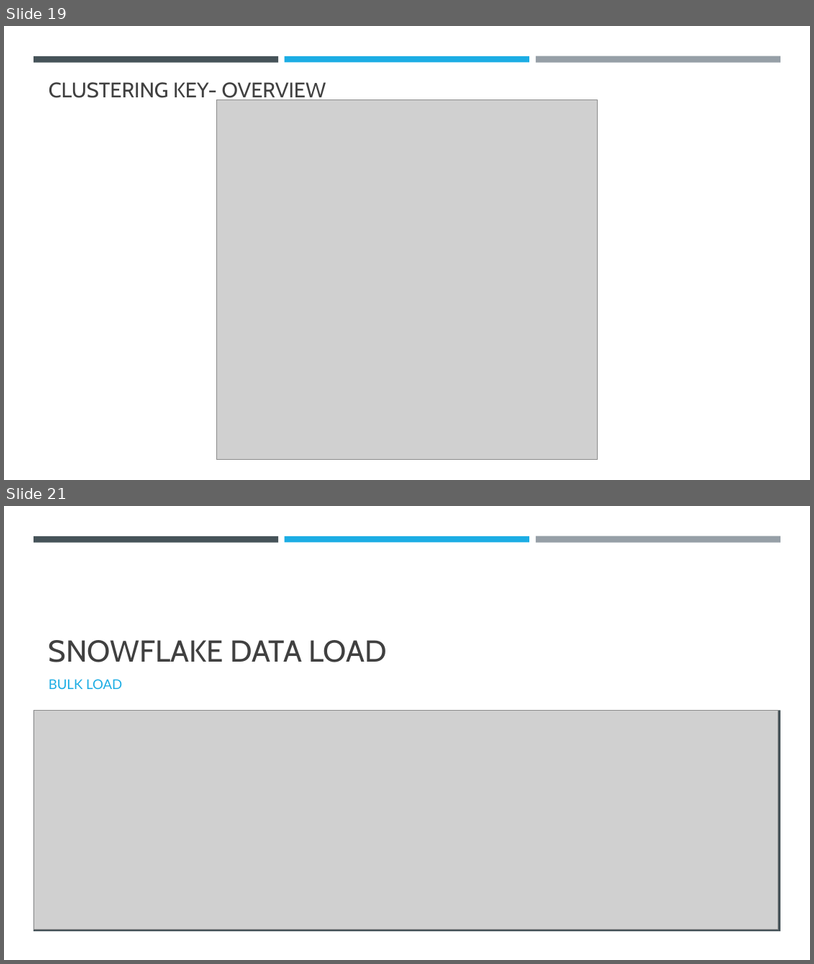
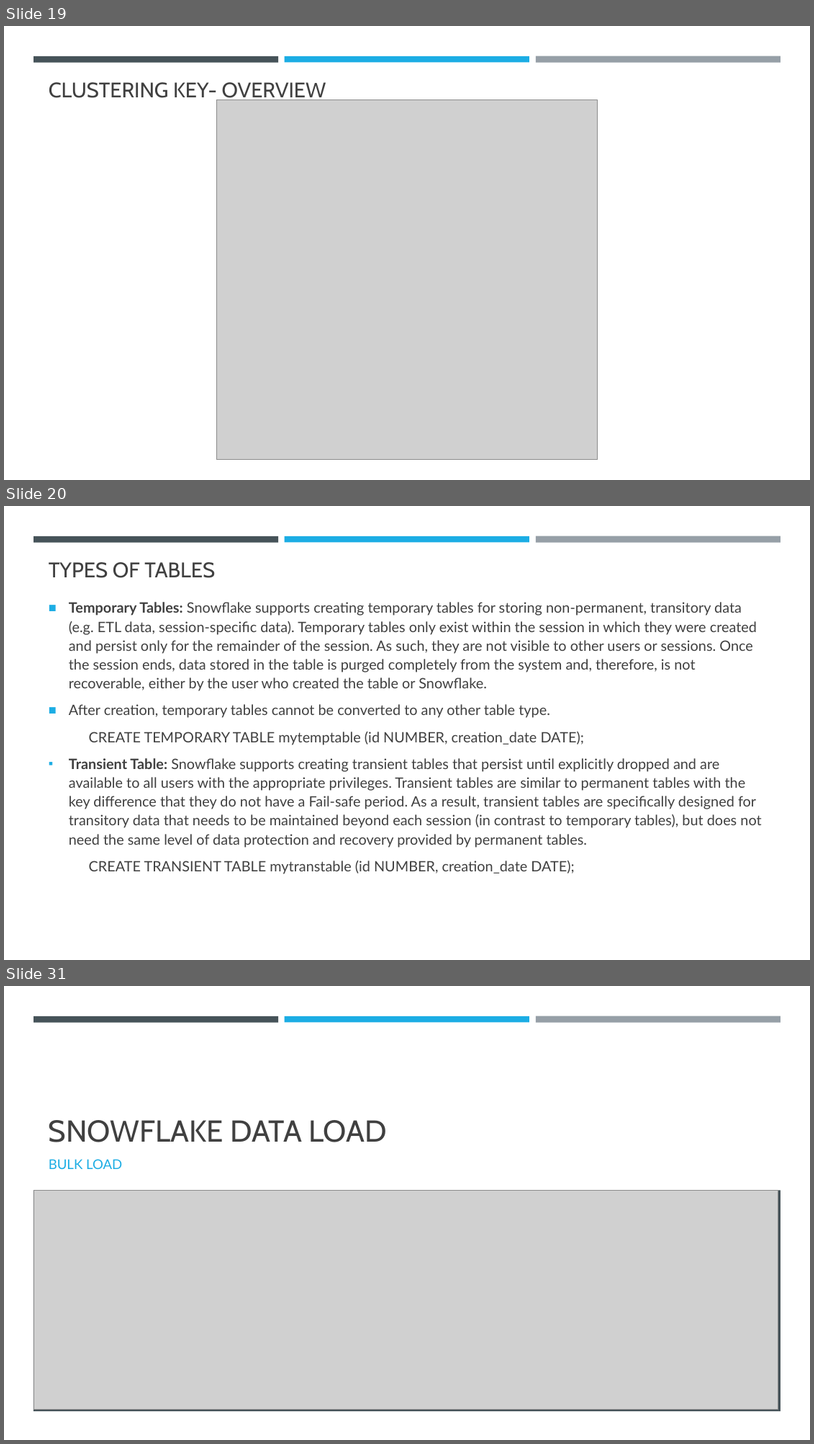
Before and after one commit to umeshmahajan/azure-brainworks2023, a slide deck: docs/Azure-Snowflake.pptx. Shown one above the other, each under a label of ours: slides 19 and 21 before the commit, slides 19, 20 and 31 after it; the slides between them are not shown. The pictures are 814x964 and 814x1444 pixels, drawn with LibreOffice and Linux fonts; fonts in the diff are those of the drawing; grey boxes stand for pictures. Boxes give left, top, right and bottom in pixels: in the first picture for what was removed or moved away, otherwise in the second. Text is boxed around its words. In the diff, an @@ line names an element or a change of style, - is before the commit and + after.

```diff
--- a/docs/Azure-Snowflake.pptx
+++ b/docs/Azure-Snowflake.pptx
@@ slide 20 added at bbox=[4, 506, 810, 960], background #FFFFFF; not listed: 3 template elements that a slide beside it also shows @@
@@ title added at bbox=[49, 562, 215, 578], 25.2 pt, text #404040 @@
+TYPES OF TABLES
@@ text added at bbox=[69, 602, 761, 874], 17 pt, text #404040 @@
+■ Temporary Tables: Snowflake supports creating temporary tables for storing non-permanent, transitory data (e.g. ETL data, session-specific data). Temporary tables only exist within the session in which they were created and persist only for the remainder of the session. As such, they are not visible to other users or sessions. Once the session ends, data stored in the table is purged completely from the system and, therefore, is not recoverable, either by the user who created the table or Snowflake.
+■ After creation, temporary tables cannot be converted to any other table type.
+CREATE TEMPORARY TABLE mytemptable (id NUMBER, creation_date DATE);
+▪ Transient Table: Snowflake supports creating transient tables that persist until explicitly dropped and are available to all users with the appropriate privileges. Transient tables are similar to permanent tables with the key difference that they do not have a Fail-safe period. As a result, transient tables are specifically designed for transitory data that needs to be maintained beyond each session (in contrast to temporary tables), but does not need the same level of data protection and recovery provided by permanent tables.
+CREATE TRANSIENT TABLE mytranstable (id NUMBER, creation_date DATE);
@@ what was slide 21 is now slide 31 @@
```
Also in this commit, not shown: 2 slides changed, 20 other slides added, 2 slides removed, 7 other files.
